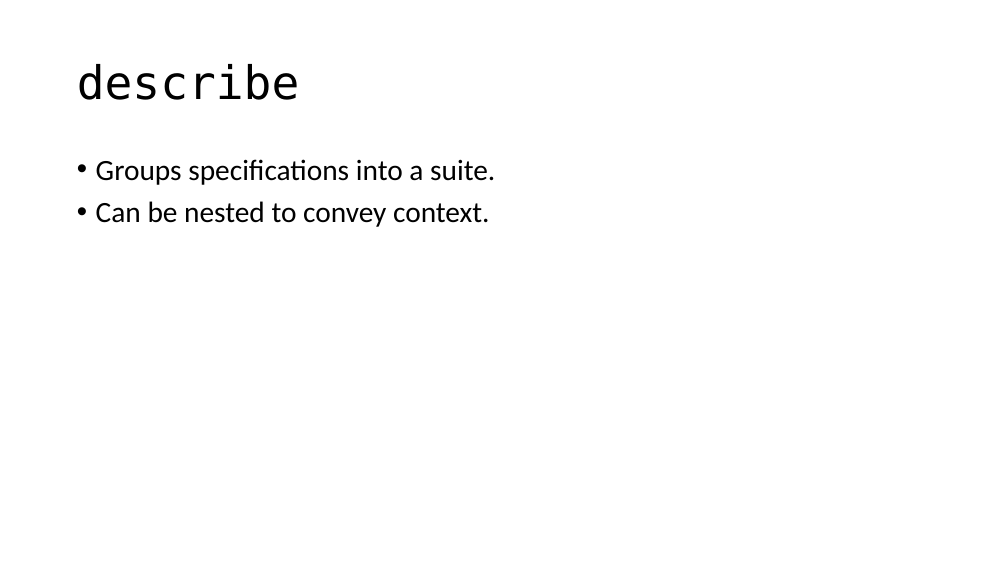
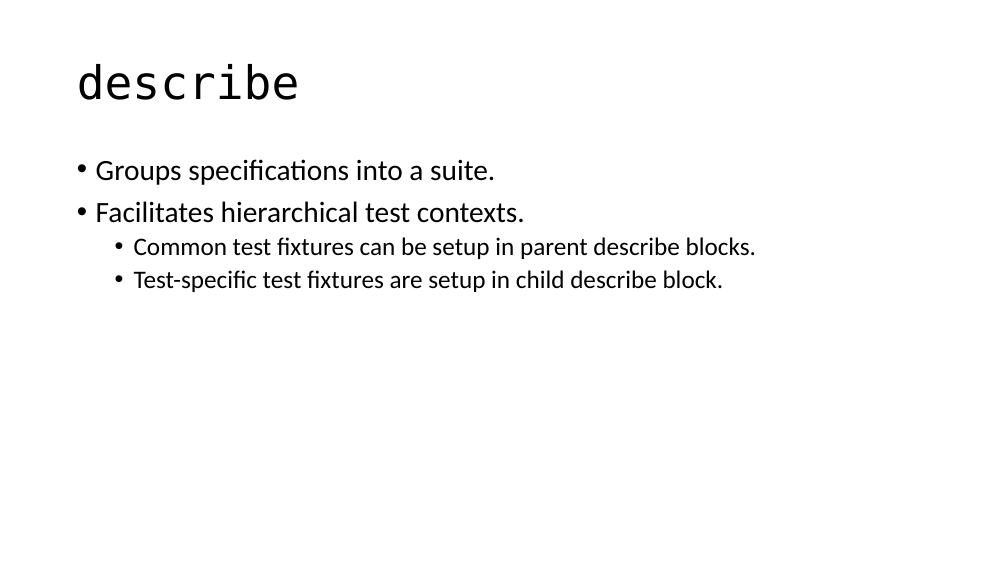
Before and after one commit to cebartling/test-driven, a slide deck: slide 3 of presentations/Introduction to Jasmine Framework.pptx. Drawn at 1008x567 pixels with LibreOffice and Linux fonts; fonts in the diff are those of the drawing. Boxes give left, top, right and bottom in pixels: in the first picture for what was removed or moved away, otherwise in the second. Text is boxed around its words. In the diff, an @@ line names an element or a change of style, - is before the commit and + after.

Commit message:
Updated Jasmine presentation

```diff
--- a/presentations/Introduction to Jasmine Framework.pptx
+++ b/presentations/Introduction to Jasmine Framework.pptx
@@ text at [96,201,756,292]: text changed; size 28 to 24 pt @@
-• Can be nested to convey context.
+• Facilitates hierarchical test contexts.
+  • Common test fixtures can be setup in parent describe blocks.
+  • Test-specific test fixtures are setup in child describe block.
```
